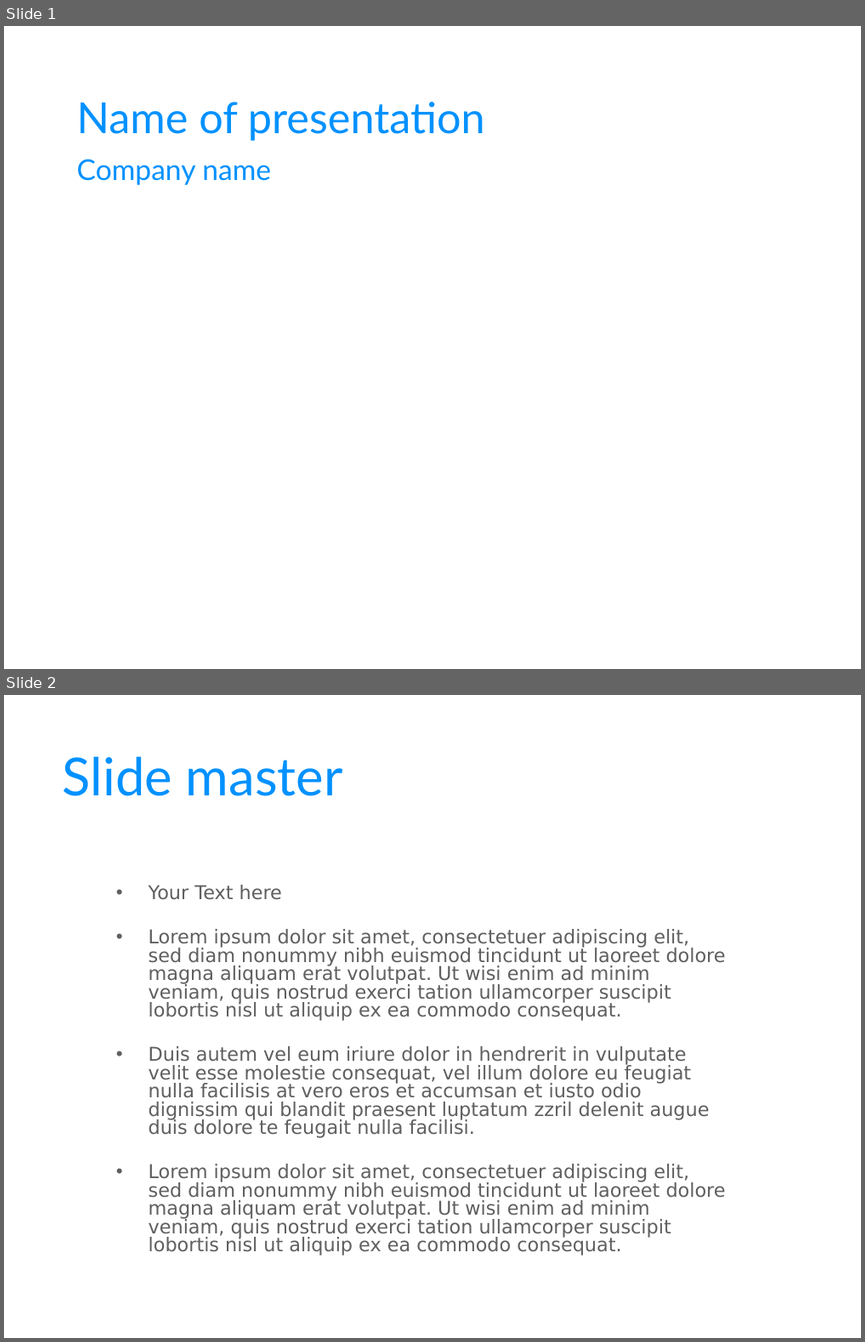
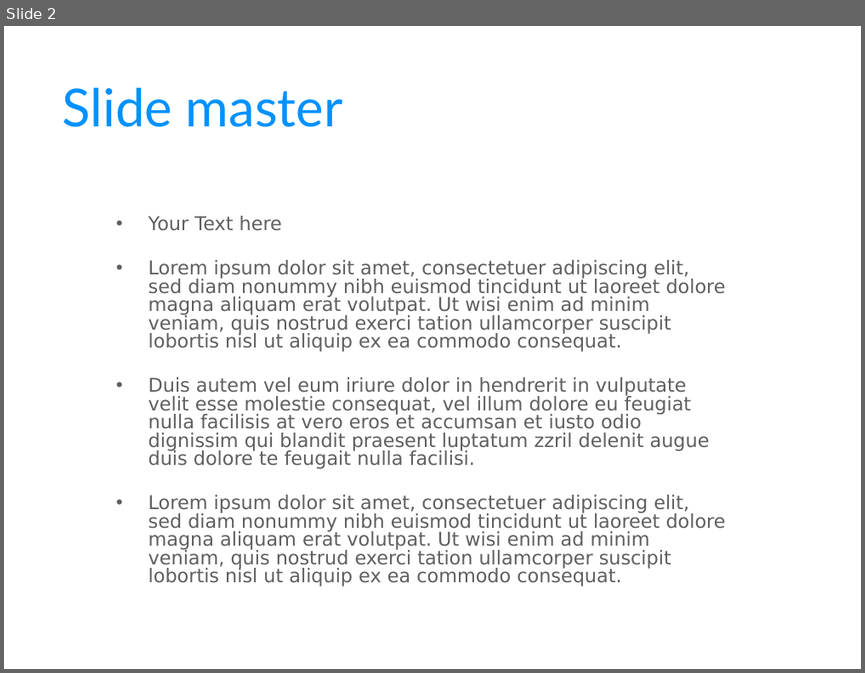
Before and after one commit to FeedMapping/Schema, a slide deck: slide/ppt/Mapping-Solutions.pptx. Shown one above the other, each under a label of ours: slides 1 and 2 before the commit, slide 2 after it. The pictures are 865x1342 and 865x673 pixels, drawn with LibreOffice and Linux fonts; fonts in the diff are those of the drawing; background and template pictures are left out. Boxes give left, top, right and bottom in pixels: in the first picture for what was removed or moved away, otherwise in the second. Text is boxed around its words. In the diff, an @@ line names an element or a change of style, - is before the commit and + after.

```diff
--- a/slide/ppt/Mapping-Solutions.pptx
+++ b/slide/ppt/Mapping-Solutions.pptx
@@ slide 1 removed at <box>4,26,861,669</box>, background picture (left out) @@
@@ title removed at <box>77,102,485,140</box> @@
-Name of presentation
@@ subtitle removed at <box>77,159,271,185</box> @@
-Company name
```
Also in this commit, not shown: 24 slides added, 1 other file.
